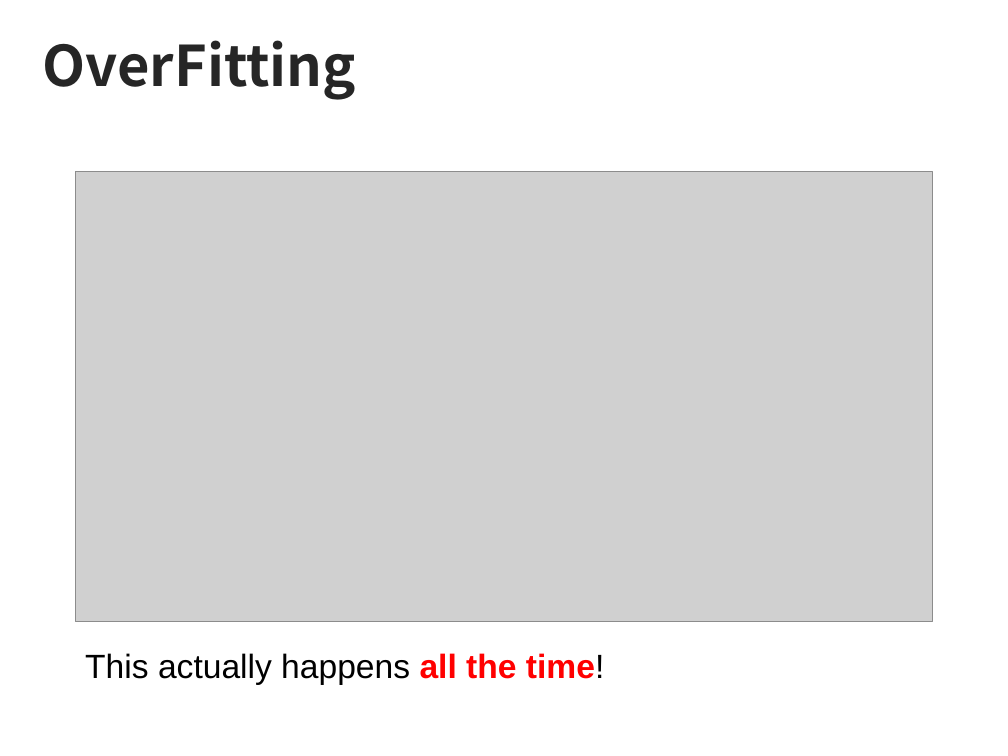
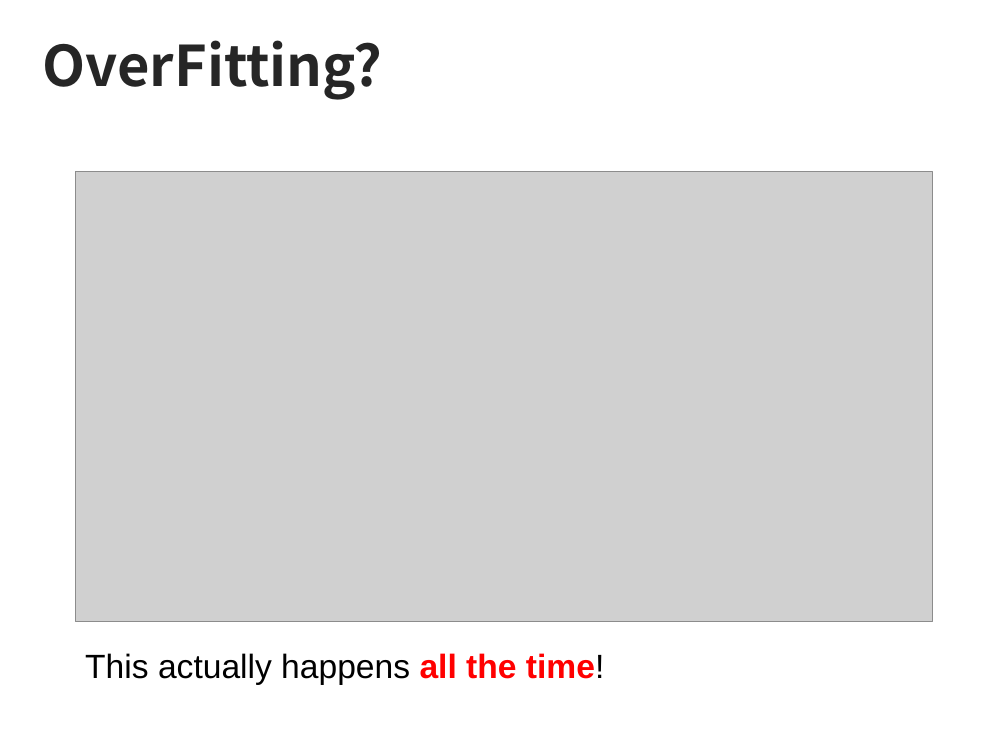
Before and after one commit to sjchoi86/dl_tutorials_10weeks, a slide deck: slide 3 of ppts/Week4a Regulaziation.pptx. Drawn at 1008x756 pixels with LibreOffice and Linux fonts; fonts in the diff are those of the drawing; grey boxes stand for pictures. Boxes give left, top, right and bottom in pixels: in the first picture for what was removed or moved away, otherwise in the second. Text is boxed around its words. In the diff, an @@ line names an element or a change of style, - is before the commit and + after.

```diff
--- a/ppts/Week4a Regulaziation.pptx
+++ b/ppts/Week4a Regulaziation.pptx
@@ title at (43, 40, 383, 100): text changed @@
-OverFitting
+OverFitting?
```
Also in this commit, not shown: 2 other files.
